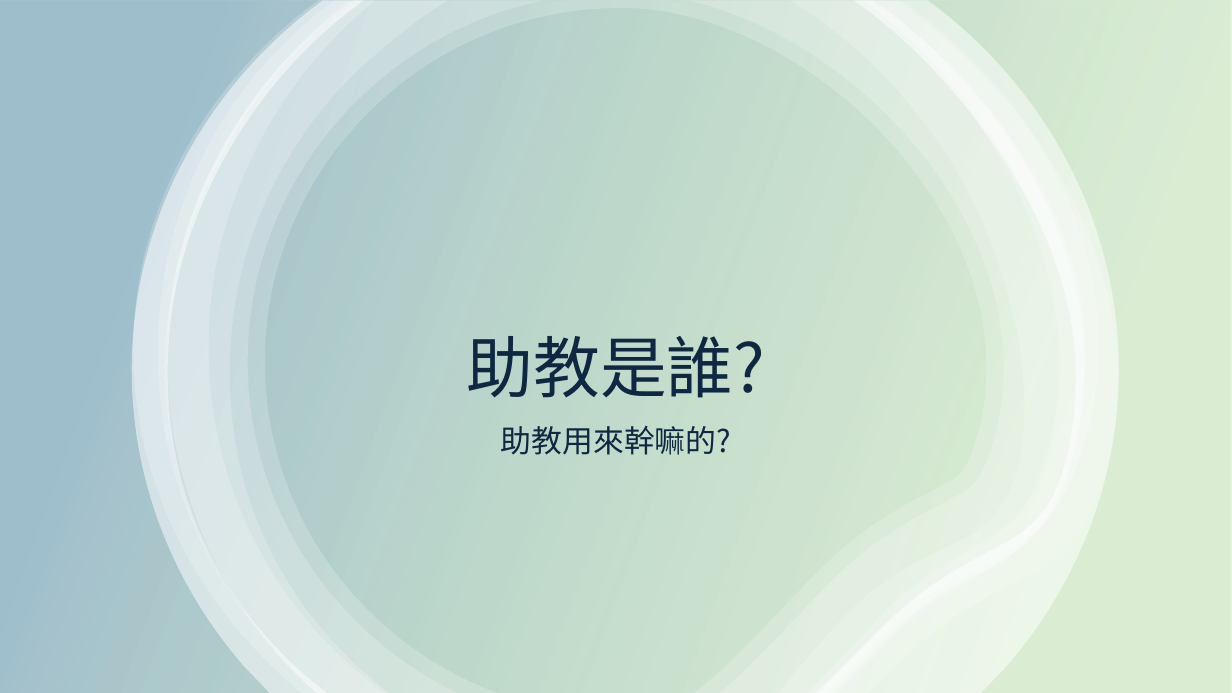
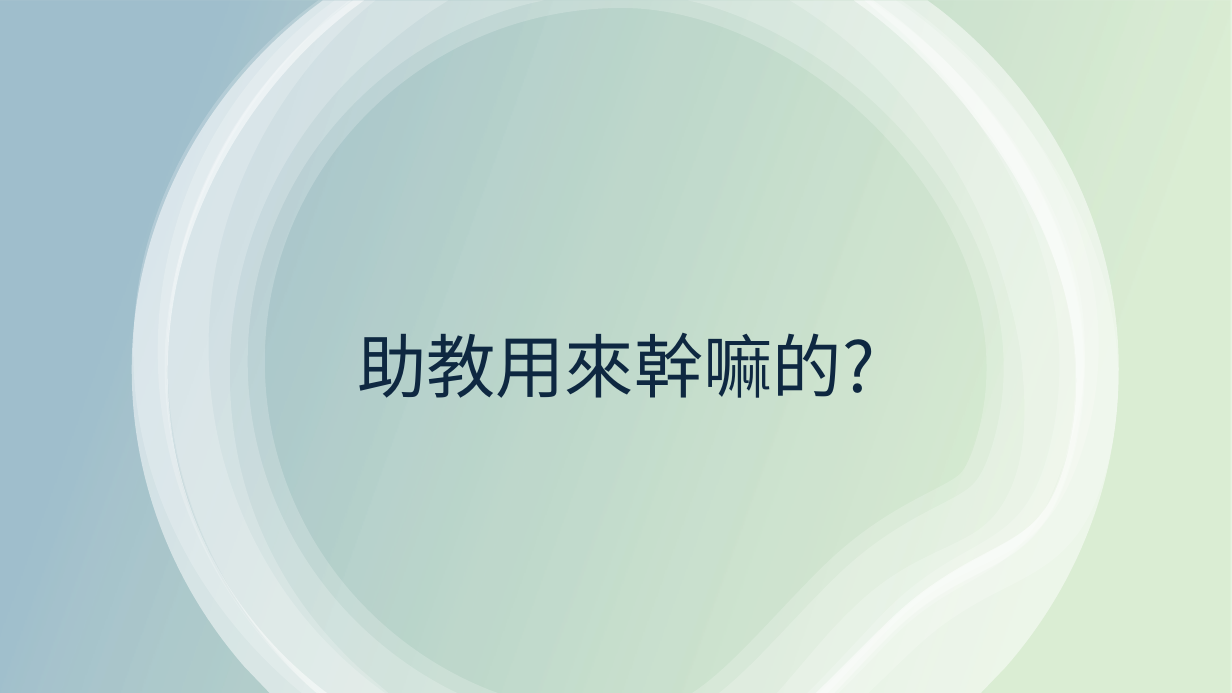
Before and after one commit to LyndonYeh/gitSkill, a slide deck: slide 3 of 心態的建立.pptx. Drawn at 1232x693 pixels with LibreOffice and Linux fonts; fonts in the diff are those of the drawing. Boxes give left, top, right and bottom in pixels: in the first picture for what was removed or moved away, otherwise in the second. Text is boxed around its words. In the diff, an @@ line names an element or a change of style, - is before the commit and + after.

Commit message:
09260735

```diff
--- a/心態的建立.pptx
+++ b/心態的建立.pptx
@@ title at (357,333,875,398): text changed; size 52 to 54 pt @@
-助教是誰?
+助教用來幹嘛的?
@@ text removed at (501,426,731,455) @@
-助教用來幹嘛的?
```
Also in this commit, not shown: 1 other slide changed, 1 slide added.
